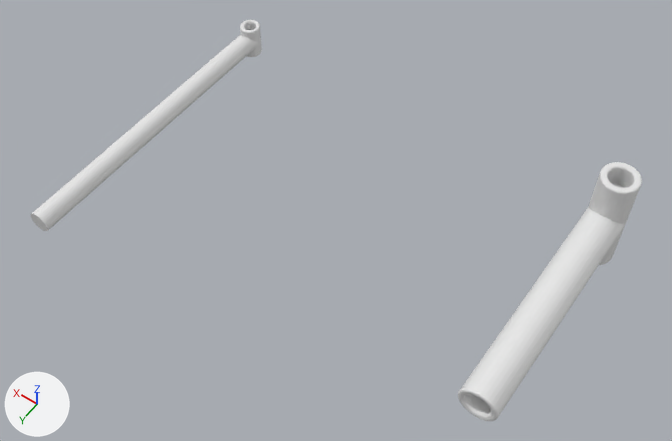
Two versions of the Blender file Piston/Piston2.blend, one commit apart.
Camera for both pictures: a 50 mm lens placed at (-1.17, 6.35, 7.6), pointed at (2.21, 1.62, 0.16). Arrows for +X, +Y and +Z are at lower left; the lights stay in place.

Names of what the first picture shows: 'Parte1C', 'Parte2C'.
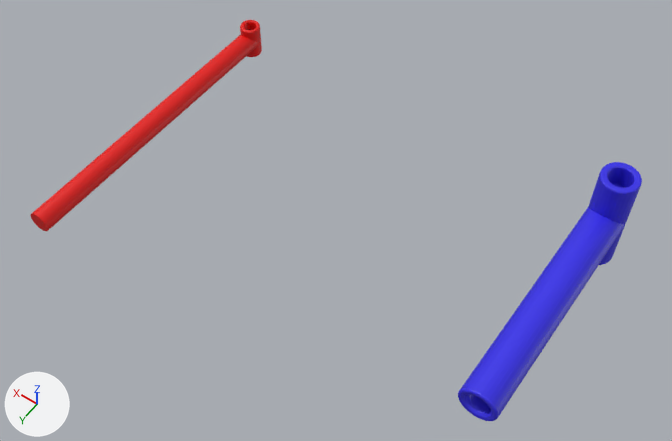
Commit message: Add new piston to see if learn proces

What the commit changed:
Material 'Material' (mat_material) is new.
Its base color is (0.034, 0.0241, 0.8) (blue #342be7).
Material 'Material.001' (mat_material_001) is new.
Its base color is (0.8, 0.00204, 0.0) (red #e70700).
me_cylinder_005 has 702 vertices, 644 faces and spans x -0.6..0.6, y -1.0..1.0, z -16.2..1.4.
me_cylinder_005 now uses material mat_material_001 (red #e70700).
me_cylinder_004 has 926 vertices, 868 faces and spans x -1.0..1.0, y -3.0..3.0, z -4.71..9.29.
me_cylinder_004 now uses material mat_material (blue #342be7).

Pixel boxes [x1, y1, x2, y2] of what changed, in the pictures (672 x 441 px):
'Parte1C', recoloured (white to blue): [458, 162, 642, 421] in both
'Parte2C', recoloured (white to red): [30, 20, 262, 231] in both
